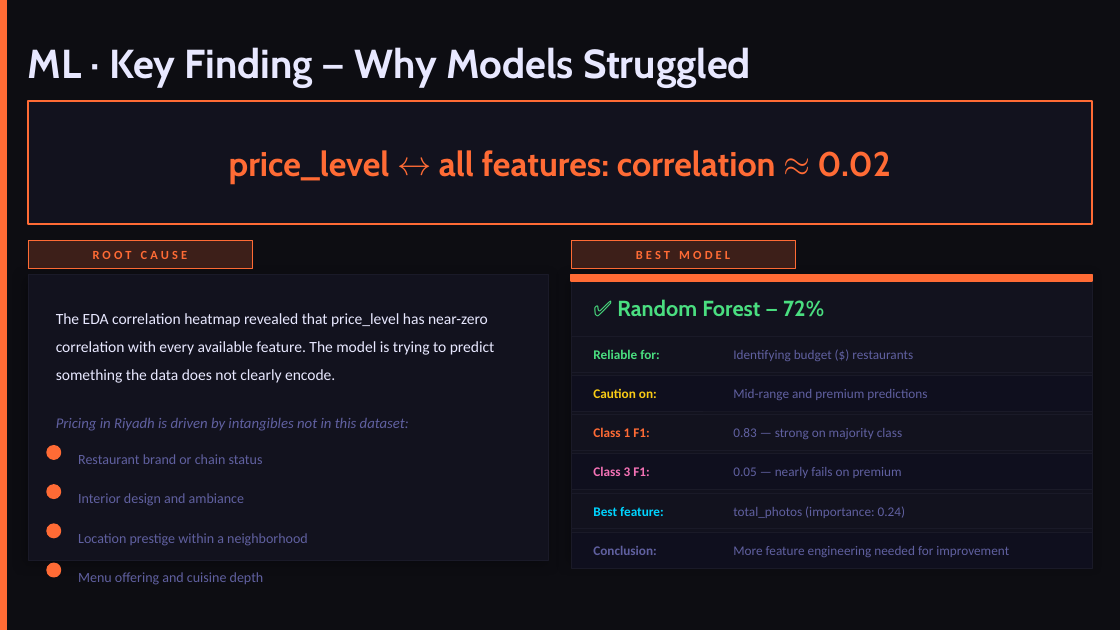
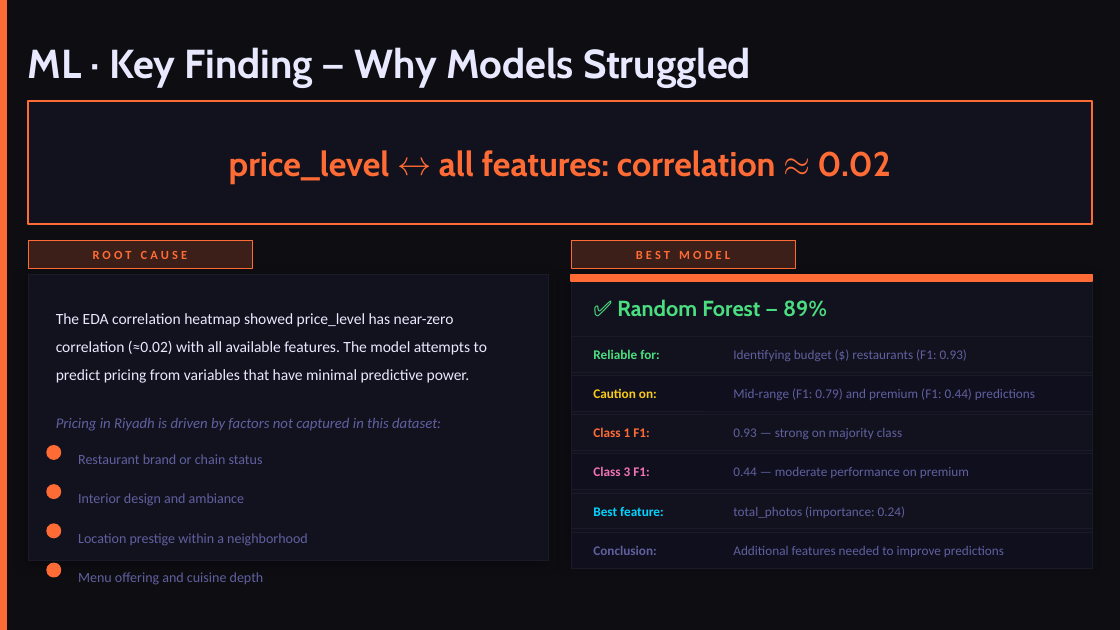
Before and after one commit to AbdulrahmanB-25/EDA_Project, a slide deck: slide 23 of presentation.pptx (slide 17 before the commit). Drawn at 1120x630 pixels with LibreOffice and Linux fonts; fonts in the diff are those of the drawing. Boxes give left, top, right and bottom in pixels: in the first picture for what was removed or moved away, otherwise in the second. Text is boxed around its words. In the diff, an @@ line names an element or a change of style, - is before the commit and + after.

```diff
--- a/presentation.pptx
+++ b/presentation.pptx
@@ text at (x1=617, y1=299, x2=827, y2=317): text changed @@
-✅ Random Forest — 72%
+✅ Random Forest — 89%
@@ text at (x1=56, y1=313, x2=487, y2=383): text changed @@
-The EDA correlation heatmap revealed that price_level has near-zero correlation with every available feature. The model is trying to predict something the data does not clearly encode.
+The EDA correlation heatmap showed price_level has near-zero correlation (≈0.02) with all available features. The model attempts to predict pricing from variables that have minimal predictive power.
@@ text at (x1=733, y1=350, x2=967, y2=361): text changed @@
-Identifying budget ($) restaurants
+Identifying budget ($) restaurants (F1: 0.93)
@@ text at (x1=733, y1=389, x2=1035, y2=400): text changed @@
-Mid-range and premium predictions
+Mid-range (F1: 0.79) and premium (F1: 0.44) predictions
@@ text at (x1=56, y1=418, x2=441, y2=431): text changed @@
-Pricing in Riyadh is driven by intangibles not in this dataset:
+Pricing in Riyadh is driven by factors not captured in this dataset:
@@ text at (x1=733, y1=467, x2=969, y2=478): text changed @@
-0.05 — nearly fails on premium
+0.44 — moderate performance on premium
@@ text at (x1=733, y1=546, x2=1004, y2=557): text changed @@
-More feature engineering needed for improvement
+Additional features needed to improve predictions
```
Also in this commit, not shown: 16 other slides changed, 7 slides added, 1 slide removed.
